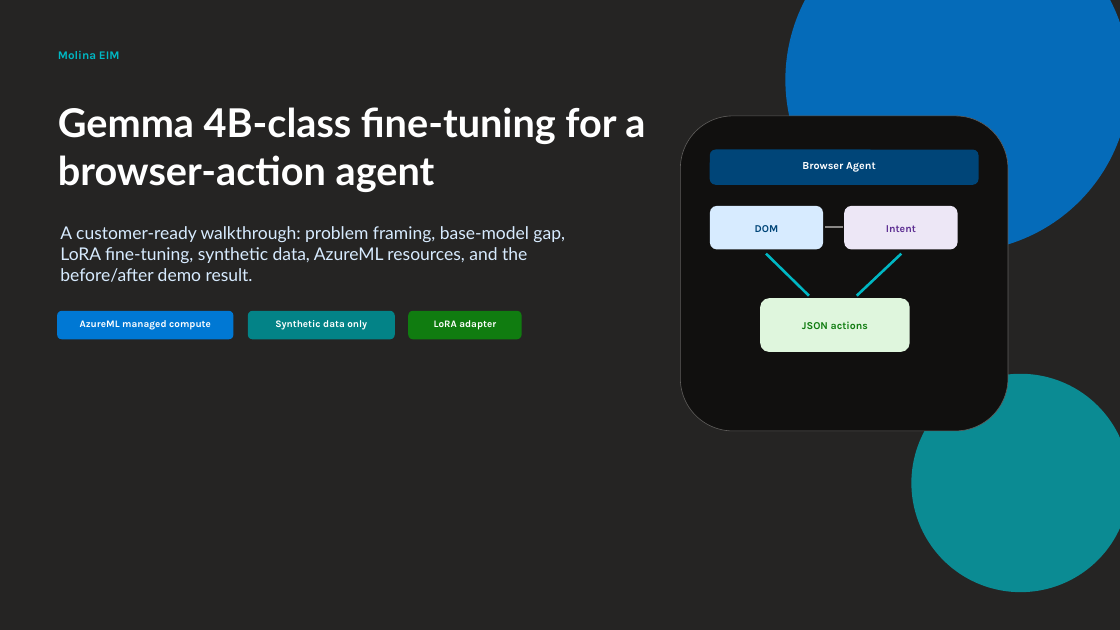
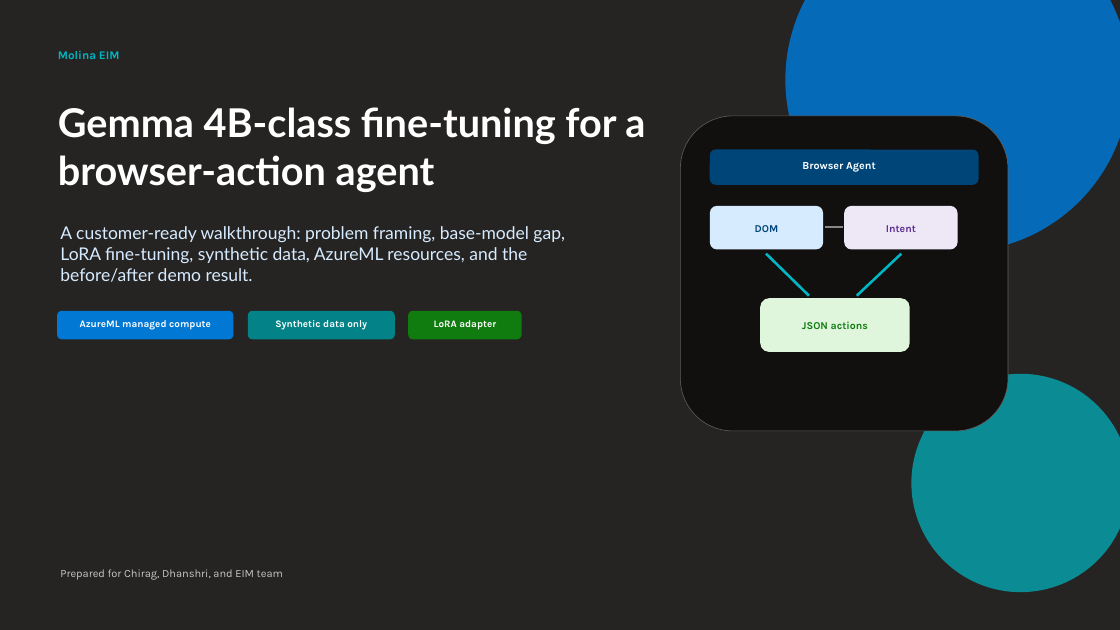
Before and after one commit to jaypadhya1605/gemma4-eim-finetune-demo, a slide deck: slide 1 of demo/molina-gemma4-finetuning-meeting-deck.pptx. Drawn at 1120x630 pixels with LibreOffice and Linux fonts; fonts in the diff are those of the drawing. Boxes give left, top, right and bottom in pixels: in the first picture for what was removed or moved away, otherwise in the second. Text is boxed around its words. In the diff, an @@ line names an element or a change of style, - is before the commit and + after.

```diff
--- a/demo/molina-gemma4-finetuning-meeting-deck.pptx
+++ b/demo/molina-gemma4-finetuning-meeting-deck.pptx
@@ text added at (x1=60, y1=569, x2=283, y2=580), 9.5 pt, text #C8C6C4 @@
+Prepared for Chirag, Dhanshri, and EIM team
```
Also in this commit, not shown: 11 other slides changed, 1 slide added, 4 other files.
